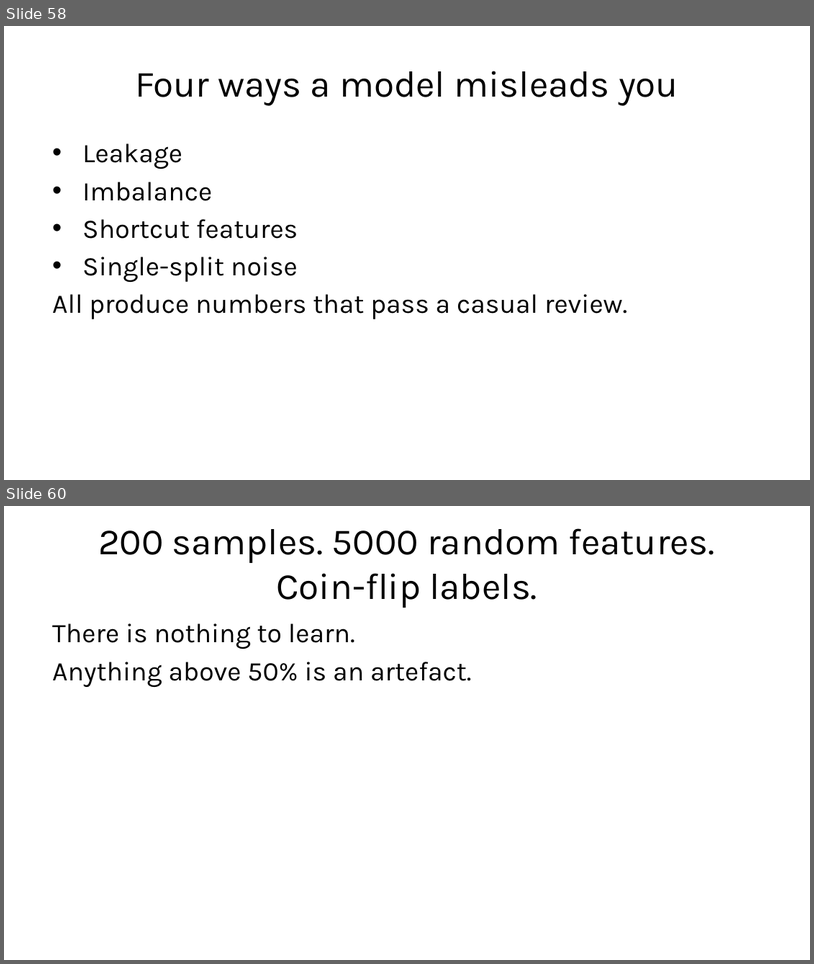
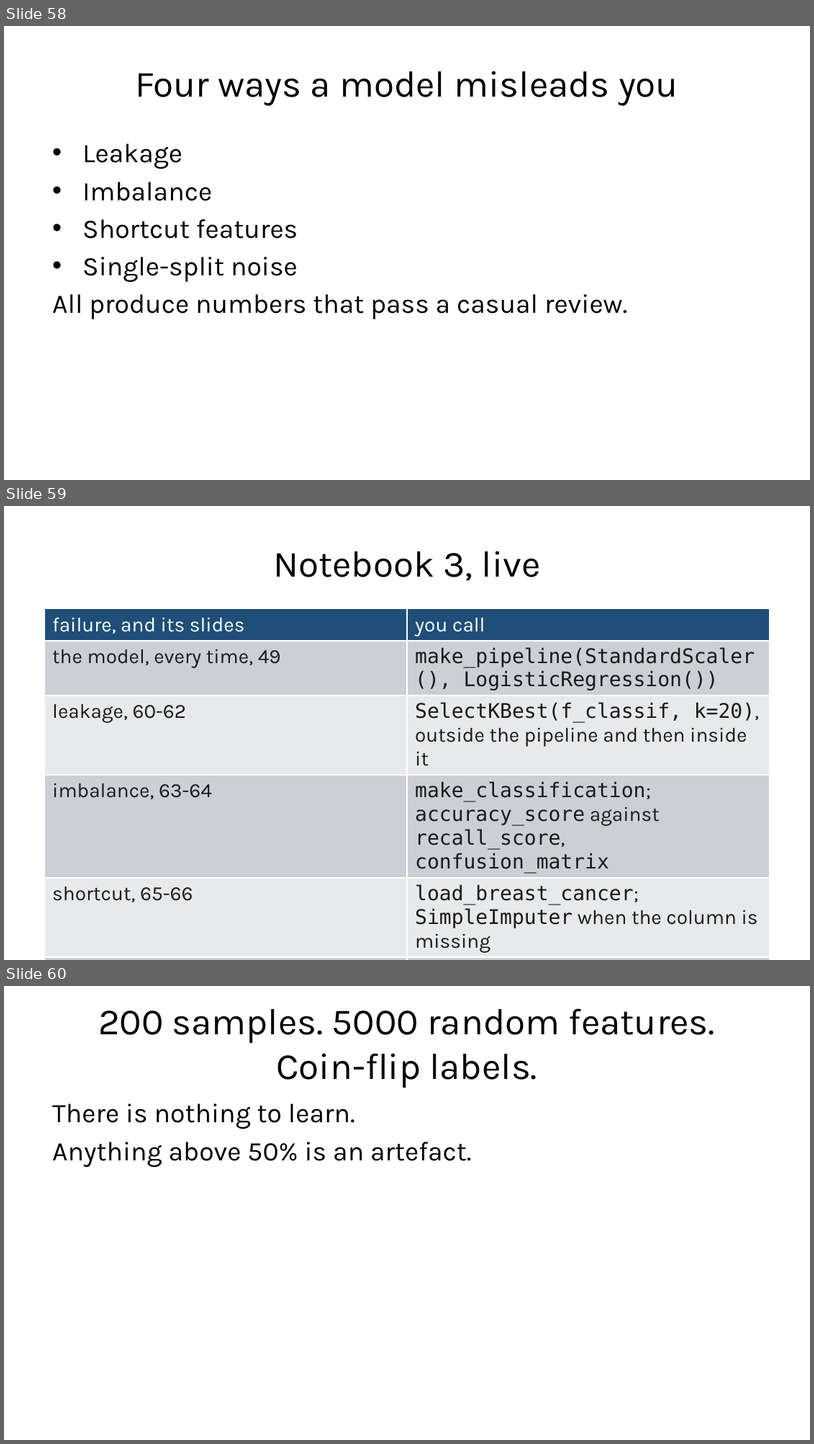
Before and after one commit to fabioantonini/technologies-for-artificial-intelligence, a slide deck: Lessons/01_introduction_and_workflow/Slides/introduction_and_workflow_slides.pptx. Shown one above the other, each under a label of ours: slides 58 and 60 before the commit, slides 58, 59 and 60 after it; the slides between them are not shown. The pictures are 814x964 and 814x1444 pixels, drawn with LibreOffice and Linux fonts; fonts in the diff are those of the drawing; background and template pictures are left out. Boxes give left, top, right and bottom in pixels: in the first picture for what was removed or moved away, otherwise in the second. Text is boxed around its words. In the diff, an @@ line names an element or a change of style, - is before the commit and + after.

```diff
--- a/Lessons/01_introduction_and_workflow/Slides/introduction_and_workflow_slides.pptx
+++ b/Lessons/01_introduction_and_workflow/Slides/introduction_and_workflow_slides.pptx
@@ slide 59 added at [4,506,810,960], background #FFFFFF @@
@@ title added at [273,551,541,581], 33 pt, text #1A1A1A @@
+Notebook 3, live
@@ table added at [44,609,770,955], 6 rows, 2 columns @@
+failure, and its slides | you call
+the model, every time, 49 | make_pipeline(StandardScaler(), LogisticRegression())
+leakage, 60-62 | SelectKBest(f_classif, k=20), outside the pipeline and then inside it
+imbalance, 63-64 | make_classification; accuracy_score against recall_score, confusion_matrix
+shortcut, 65-66 | load_breast_cancer; SimpleImputer when the column is missing
+single-split noise, 67 | train_test_split(random_state=seed) against cross_val_score
```
Also in this commit, not shown: 10 slides changed, 1 other slide added, 2 slides removed, 6 other files.
